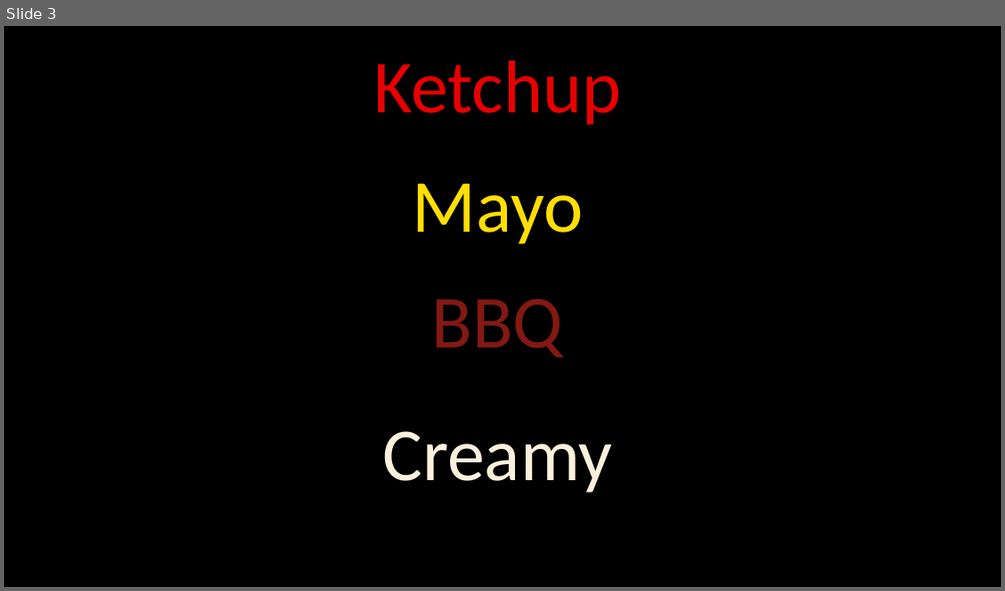
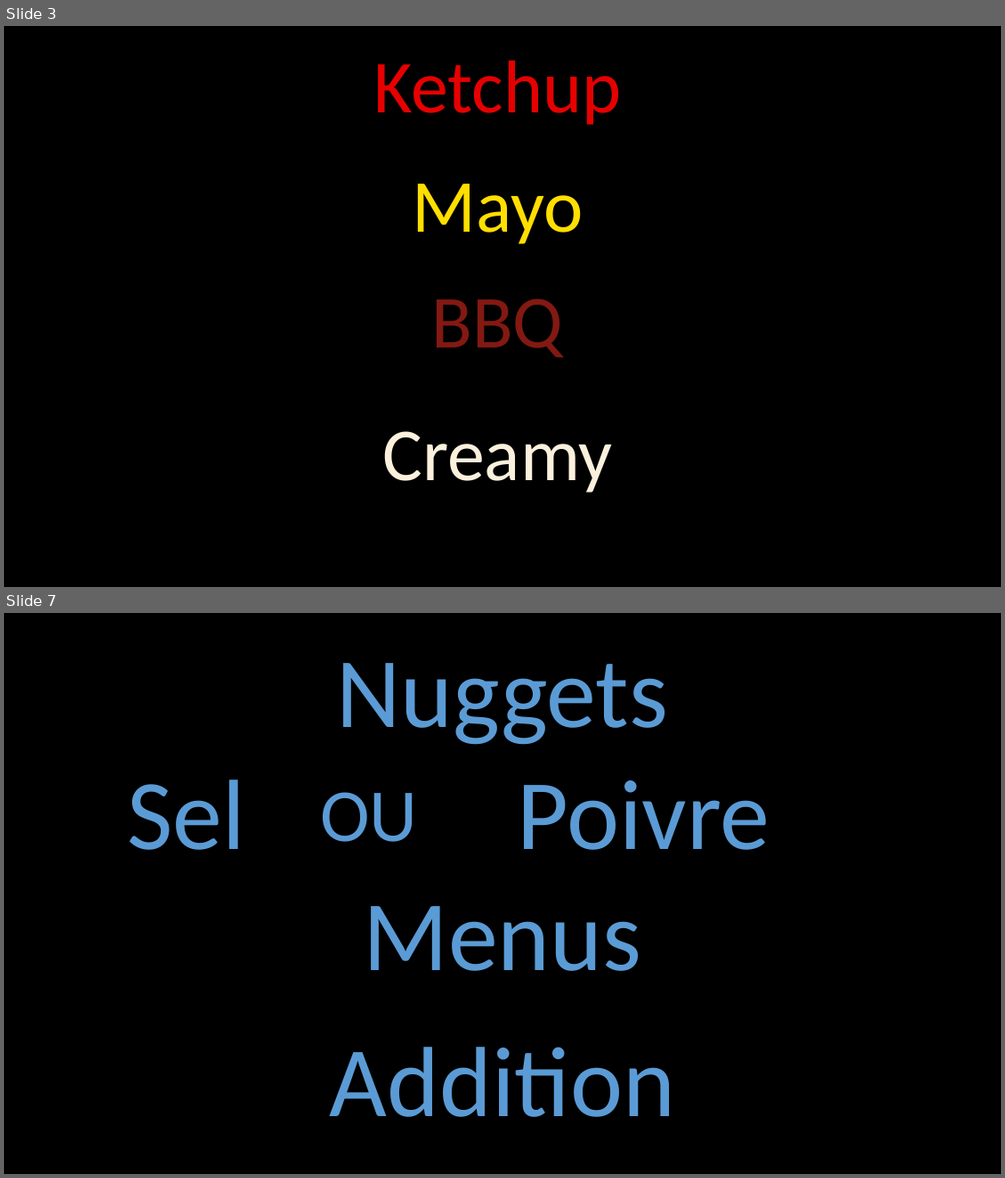
Before and after one commit to AliceMalosse/BurgerQuiz, a slide deck: RessourcesAnnexes/Template.pptx. Shown one above the other, each under a label of ours: slide 3 before the commit, slides 3 and 7 after it; the slides between them are not shown. The pictures are 1005x591 and 1005x1178 pixels, drawn with LibreOffice and Linux fonts; fonts in the diff are those of the drawing. Boxes give left, top, right and bottom in pixels: in the first picture for what was removed or moved away, otherwise in the second. Text is boxed around its words. In the diff, an @@ line names an element or a change of style, - is before the commit and + after.

```diff
--- a/RessourcesAnnexes/Template.pptx
+++ b/RessourcesAnnexes/Template.pptx
@@ slide 7 added at [4, 613, 1001, 1174], background #000000 @@
@@ text added at [336, 663, 668, 745], 96 pt, text #5B9BD5 @@
+Nuggets
@@ text added at [127, 779, 245, 850], 96 pt, text #5B9BD5 @@
+Sel
@@ text added at [320, 792, 417, 842], 72 pt, text #5B9BD5 @@
+OU
@@ text added at [518, 780, 770, 850], 96 pt, text #5B9BD5 @@
+Poivre
@@ text added at [364, 906, 642, 971], 96 pt, text #5B9BD5 @@
+Menus
@@ text added at [330, 1046, 675, 1117], 96 pt, text #5B9BD5 @@
+Addition
```
Also in this commit, not shown: 4 other slides added, 12 other files.
